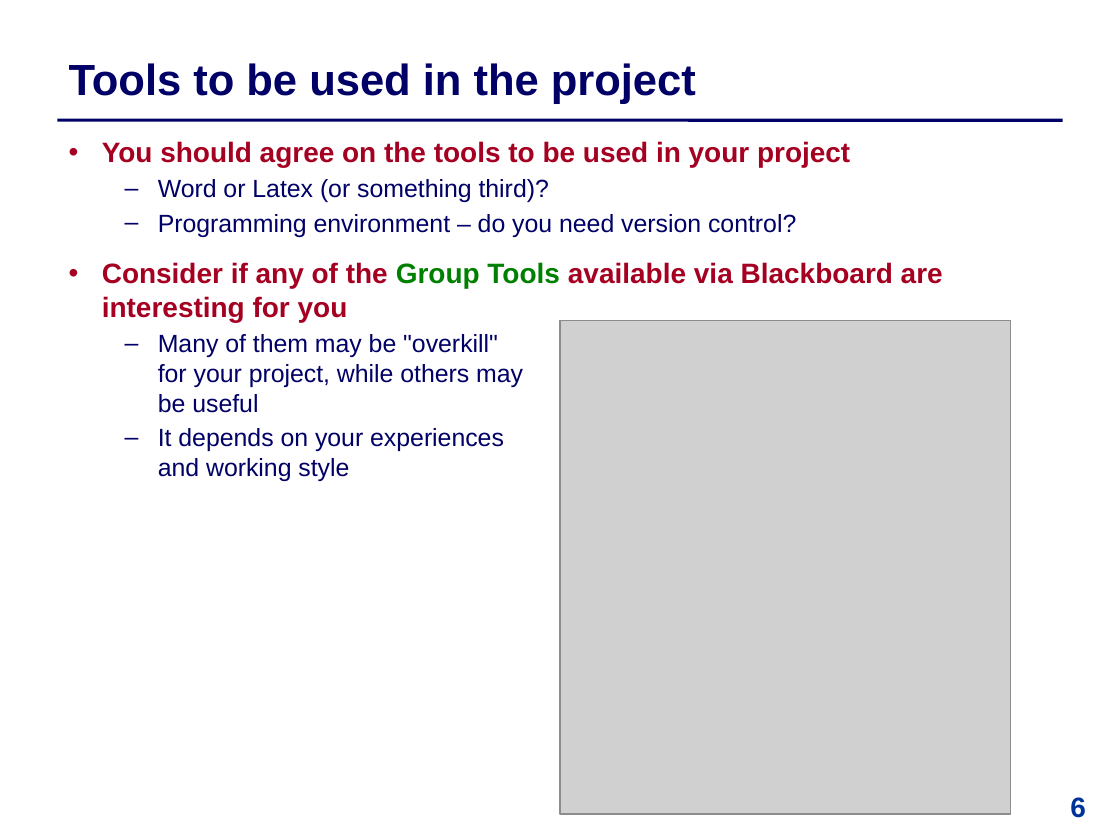
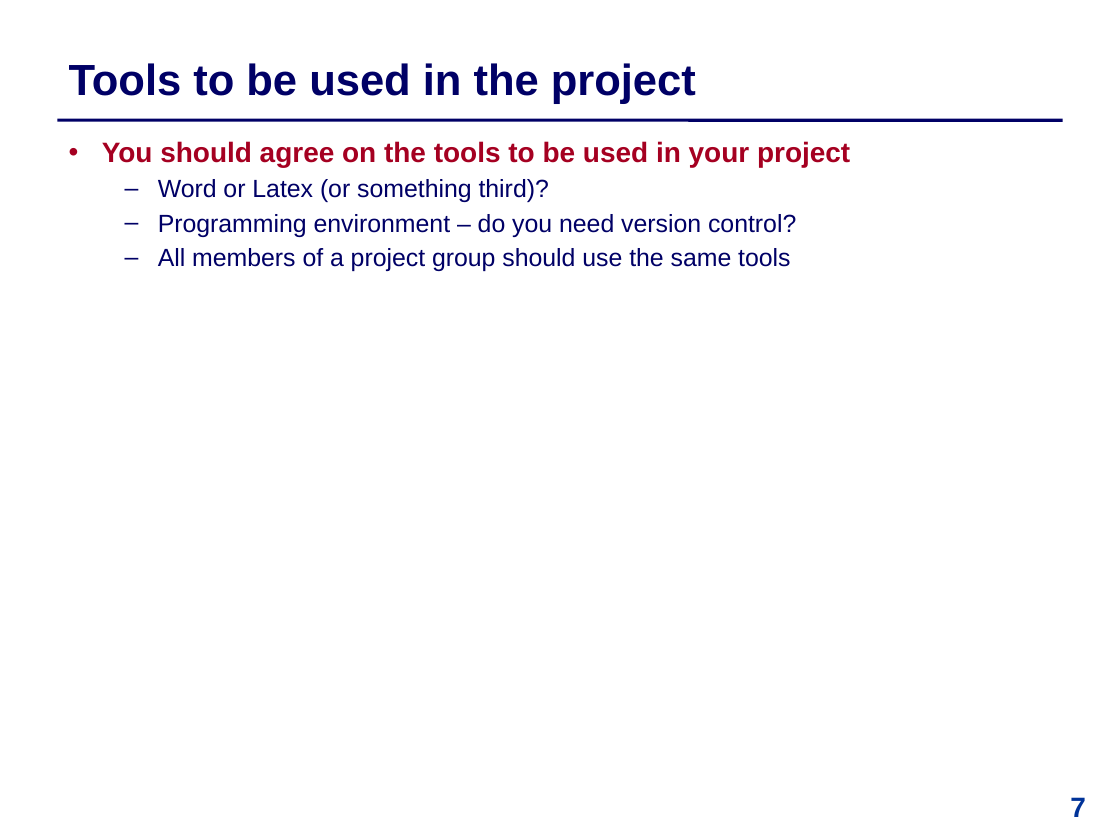
Before and after one commit to IntProgAU/Materiale, a slide deck: slide 7 of web/b22/1_contract/1 Bachelor Contract .pptx (slide 6 before the commit). Drawn at 1120x840 pixels with LibreOffice and Linux fonts; fonts in the diff are those of the drawing; grey boxes stand for pictures. Boxes give left, top, right and bottom in pixels: in the first picture for what was removed or moved away, otherwise in the second. Text is boxed around its words. In the diff, an @@ line names an element or a change of style, - is before the commit and + after.

```diff
--- a/web/b22/1_contract/1 Bachelor Contract .pptx
+++ b/web/b22/1_contract/1 Bachelor Contract .pptx
@@ text at box(158, 248, 790, 271): text changed @@
-  • Consider if any of the Group Tools available via Blackboard are interesting for you
-  – Many of them may be "overkill"
-    for your project, while others may
-    be useful
-  – It depends on your experiences
-    and working style
+  – All members of a project group should use the same tools
@@ picture removed at box(560, 320, 1010, 814) @@
@@ page number at box(1070, 797, 1086, 817): text changed @@
-6
+7
```
Also in this commit, not shown: 10 other slides changed, 1 slide added.
